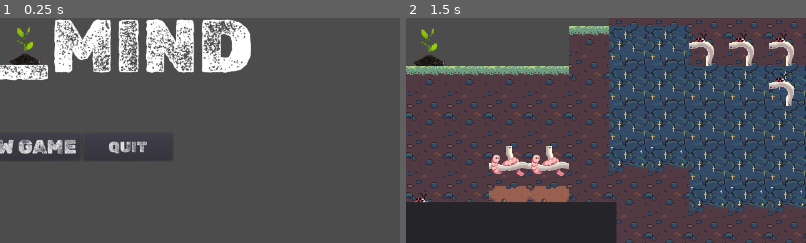
Above: before the commit, frames 1-2 (left to right).
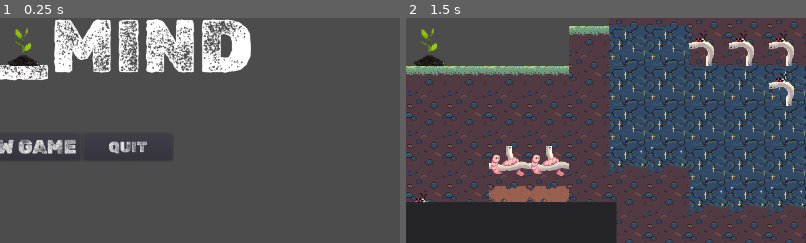
Above: after the commit, the same moments.

Repository: Gouellie/Roots
Game: Godot game, scene res://src/screens/main_menu.tscn
The game is run twice, just before and just after one commit, with the same random seed, the same clock (stepped at 60 frames per second) and the same inputs.
Inputs:
- Up to frame 1 (0.25 s): no input
- Up to frame 2 (1.5 s): click "NEW GAME" at 0.5 s; click "End Turn" at 1.25 s
The pictures show only the part of the screen within x 47-97%, y 44-94%; the shares and areas given below are measured in that part.

The runs differ from the first frame. In frame 1, 0.3% of the frame differs, in the area x 2-11%, y 3-22%; in frame 2, nothing differs.

Commit message:
Update main_menu.tscn
aligned plant so that it transition to game seamlessly

Diff:
--- a/src/screens/main_menu.tscn
+++ b/src/screens/main_menu.tscn
@@ -63,8 +63,16 @@
 custom_fonts/font = SubResource( 2 )
 text = "tHrIVE_MIND"
 
-[node name="Plant" type="Sprite" parent="."]
-position = Vector2( 643, 358 )
+[node name="TextureRect" type="TextureRect" parent="."]
+anchor_left = 0.5
+anchor_top = 0.5
+anchor_right = 0.5
+anchor_bottom = 0.5
+margin_left = -32.0
+margin_top = -32.0
+margin_right = 32.0
+margin_bottom = 32.0
+rect_pivot_offset = Vector2( 32, 32 )
 texture = ExtResource( 1 )
 
 [connection signal="pressed" from="HBoxContainer/Button_NewGame" to="." method="_on_Button_NewGame_pressed"]
